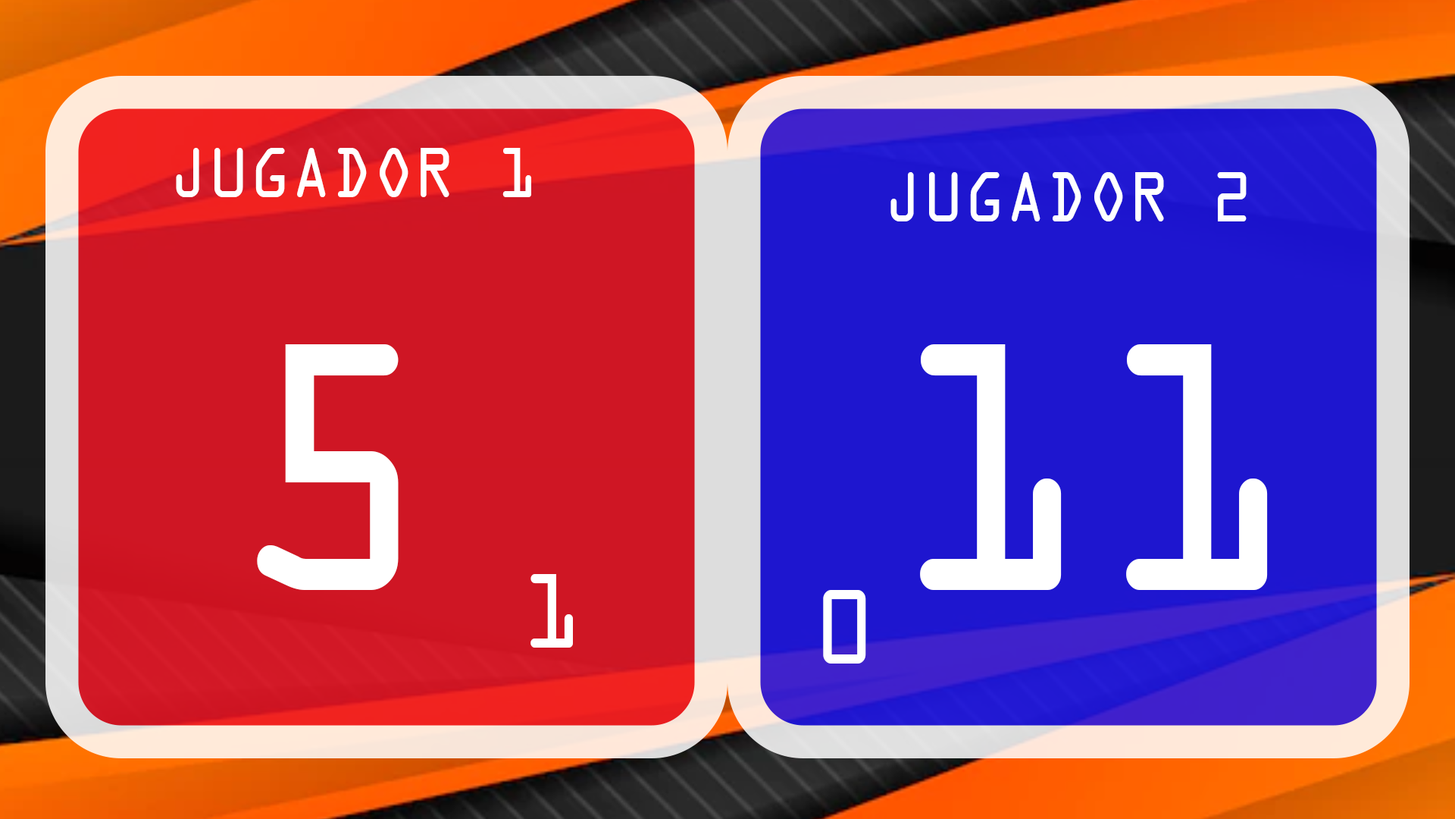
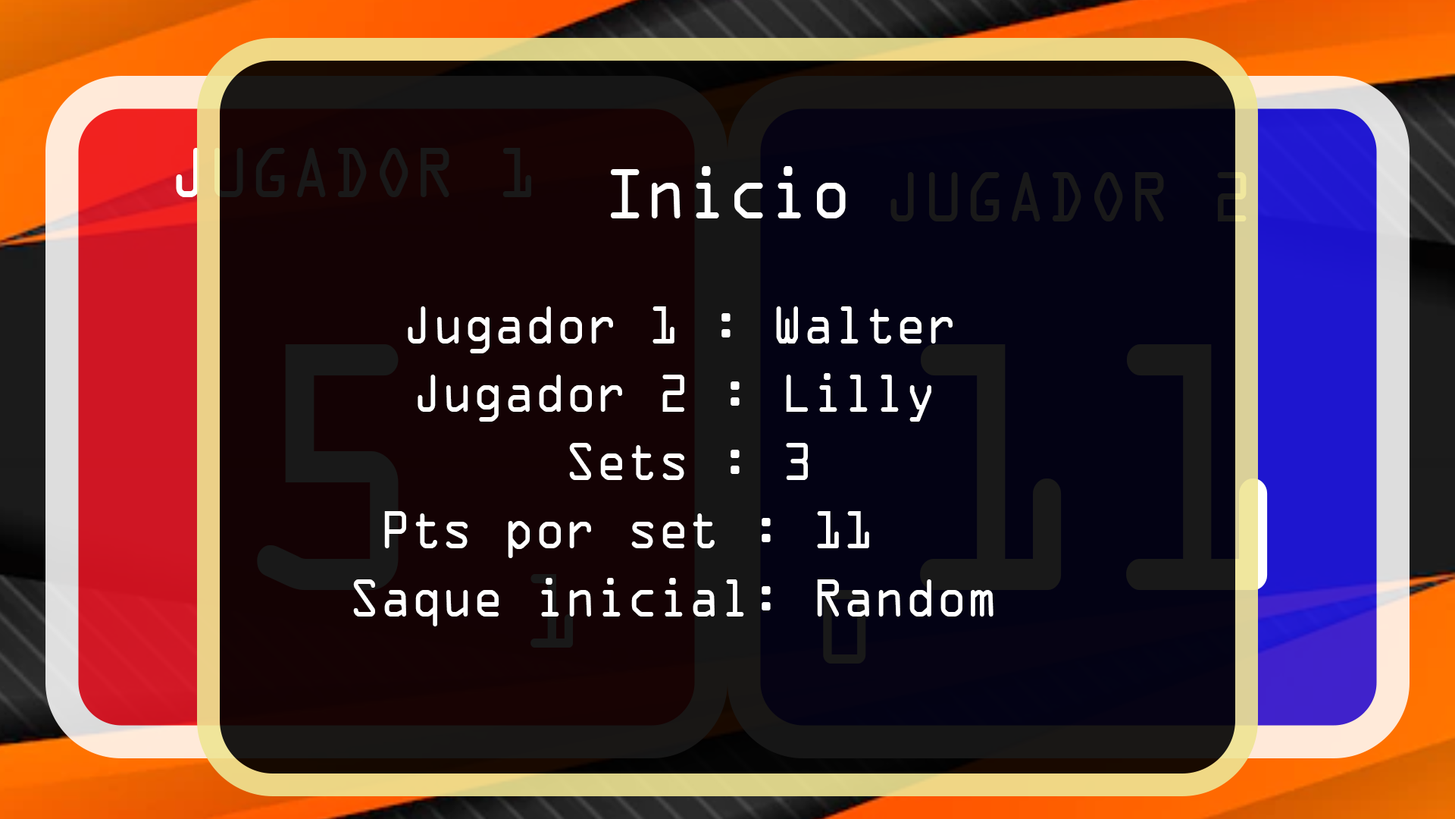
Layers edited between the first and the second 1455 x 819 image:
added layer "Jugador 1 : Walter Jugador 2 : Lilly Sets : 3 Pts por" above "Inicio" over [353, 306, 994, 627]
added layer "Inicio" above "Rectángulo redondeado 2" over [610, 165, 846, 219]
added layer "Rectángulo redondeado 2" (90%) above "11" over [197, 37, 1259, 796]
